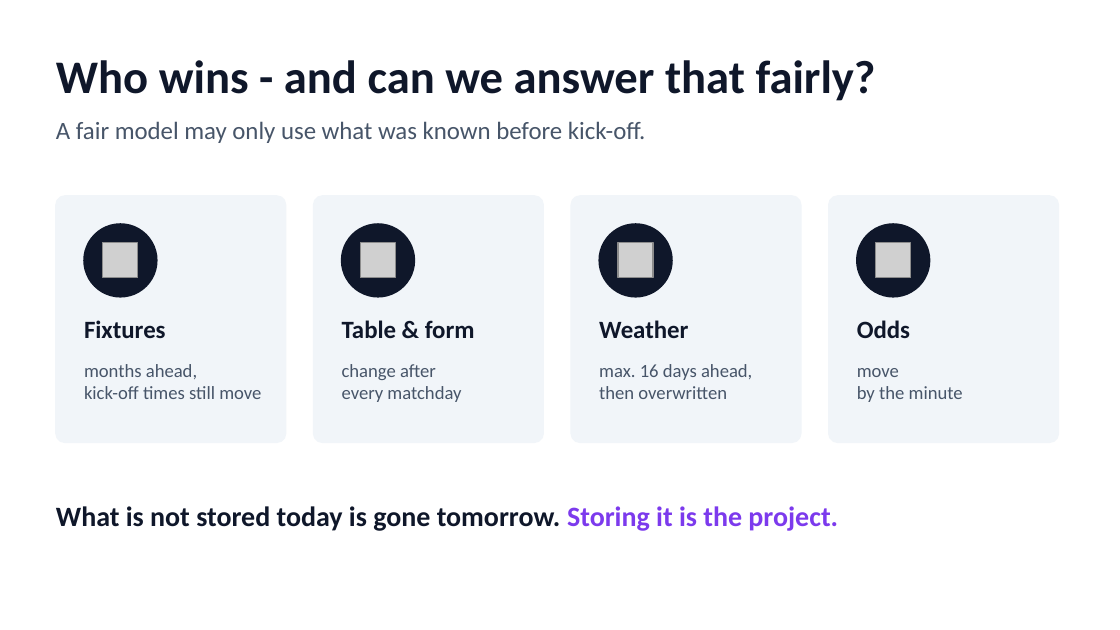
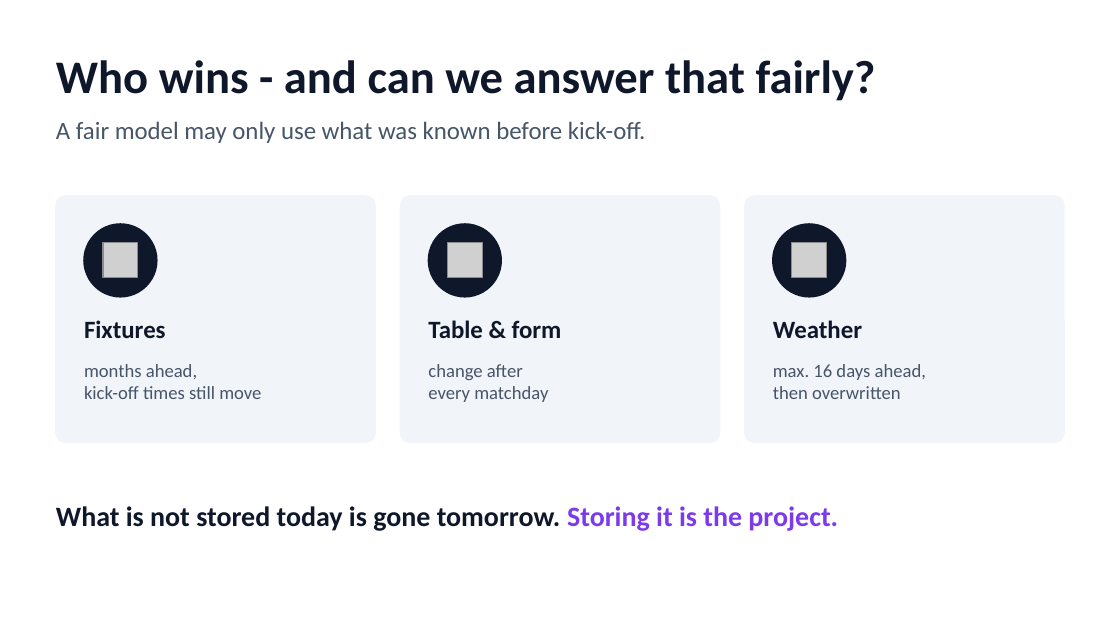
Before and after one commit to Elias-Martinelli/deng, a slide deck: slide 2 of docs/pitch/pitch-deck.pptx. Drawn at 1120x630 pixels with LibreOffice and Linux fonts; fonts in the diff are those of the drawing; grey boxes stand for pictures. Boxes give left, top, right and bottom in pixels: in the first picture for what was removed or moved away, otherwise in the second. Text is boxed around its words. In the diff, an @@ line names an element or a change of style, - is before the commit and + after.

```diff
--- a/docs/pitch/pitch-deck.pptx
+++ b/docs/pitch/pitch-deck.pptx
@@ rounded rectangle: place and size @@
-rounded rectangle at (56, 196, 286, 442)
+rounded rectangle at (56, 196, 375, 442)
@@ rounded rectangle: place and size @@
-rounded rectangle at (314, 196, 543, 442)
+rounded rectangle at (401, 196, 720, 442)
@@ rounded rectangle: place and size @@
-rounded rectangle at (571, 196, 801, 442)
+rounded rectangle at (745, 196, 1064, 442)
@@ rounded rectangle removed at (829, 196, 1058, 442) @@
@@ ellipse: place and size @@
-ellipse at (342, 224, 414, 297)
+ellipse at (429, 224, 502, 297)
@@ ellipse: place and size @@
-ellipse at (599, 224, 672, 297)
+ellipse at (773, 224, 846, 297)
@@ ellipse removed at (857, 224, 930, 297) @@
@@ picture: place and size @@
-picture at (361, 243, 395, 278)
+picture at (448, 243, 483, 278)
@@ picture: place and size @@
-picture at (618, 243, 653, 278)
+picture at (792, 243, 827, 278)
@@ picture removed at (876, 243, 911, 278) @@
@@ text "Table & form": place and size @@
-text "Table & form" at (342, 320, 475, 338)
+text "Table & form" at (428, 320, 562, 338)
@@ text "Weather": place and size @@
-text "Weather" at (599, 320, 688, 338)
+text "Weather" at (773, 320, 862, 338)
@@ text removed at (857, 320, 910, 338) @@
-Odds
@@ text "change after": place and size @@
-text "change after" at (342, 364, 461, 402)
+text "change after" at (428, 364, 548, 402)
@@ text "max. 16 days ahead,": place and size @@
-text "max. 16 days ahead," at (599, 364, 752, 399)
+text "max. 16 days ahead," at (773, 364, 926, 399)
@@ text removed at (857, 368, 963, 402) @@
-move
-by the minute
```
Also in this commit, not shown: 4 other slides changed, 3 slides removed.
